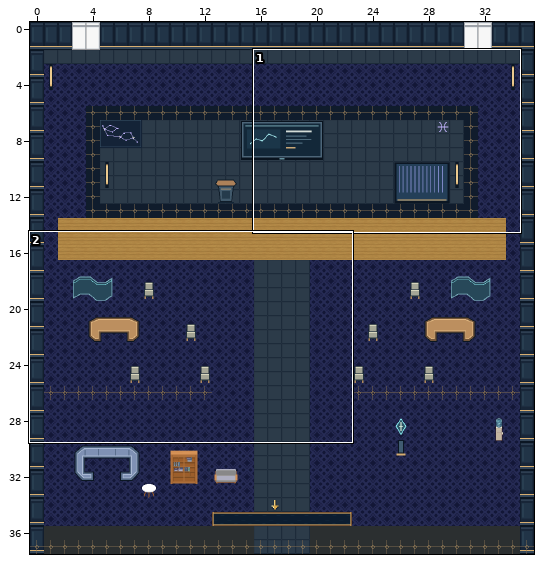
Two versions of a level (Tiled map (JSON), maps/speaker-pisces.tmj). Above: a wide view before the commit, with the close-up outlined.
Close-up. Old version:
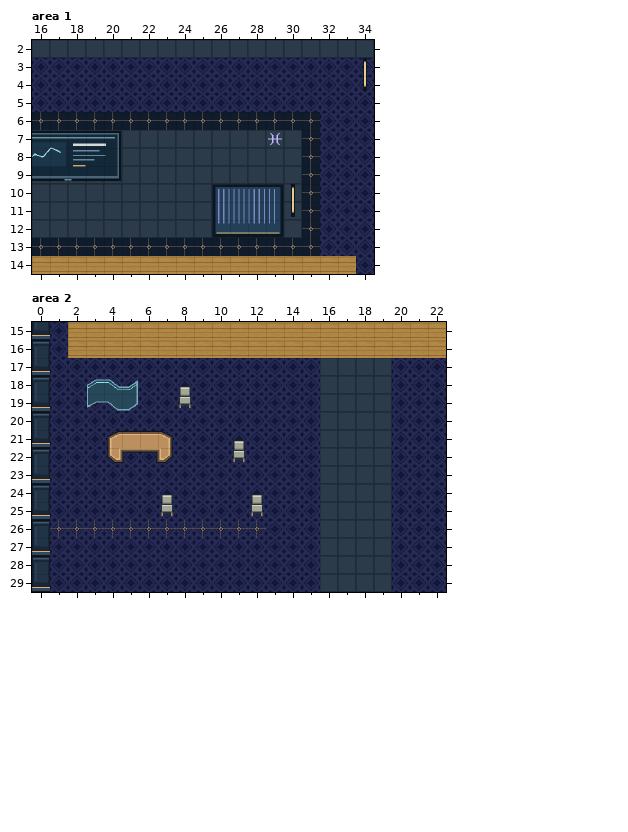
Cells are 32x32 px. Shown: area 1 x 16..34, y 2..14; area 2 x 0..22, y 15..29. The commit also changed other parts of the map, which this record leaves out.
The same view after the edit:
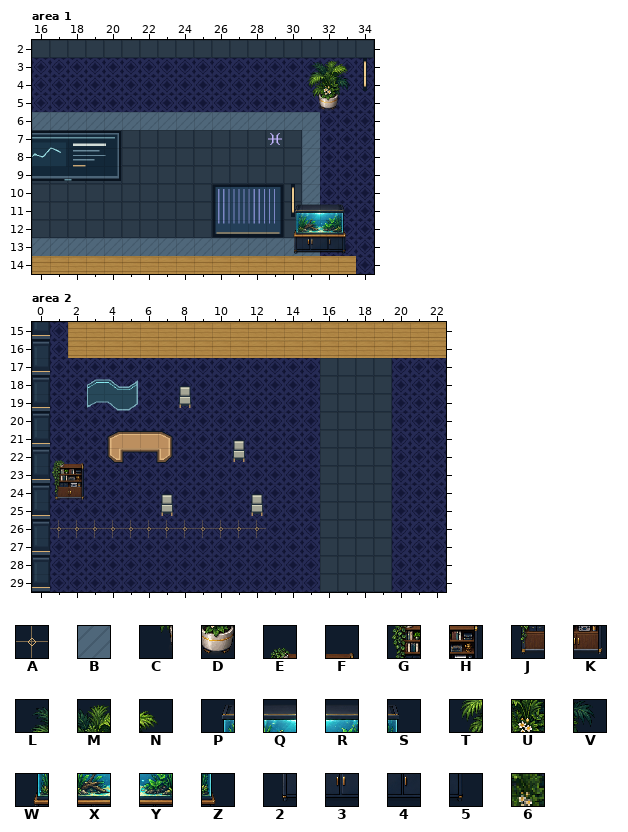
Key: from "art-0": A 15; from "art-1": B 360; from "art-8": C 6, D 7; from "art-9": E 10, F 11, G 26, H 27, J 42, K 43, L 64, M 65, N 66, P 67, Q 68, R 69, S 70, T 80, U 81, V 82, W 83, X 84, Y 85, Z 86, 2 99, 3 100, 4 101, 5 102; from "navigation-mask": 6 1.
_ is an empty cell, # one hidden under a higher layer.
Tiles replaced or removed in this view: A.
Tiles of an added or newly shown layer are drawn over the layers below it.
See-through tiles are keyed as they look on the map.
From old to new:
Changed rows in their new state; . is an unchanged cell.
Layer "terrain", area 1:
first column x 16:
 6 BBBBBBBBBBBBBBBB
 7 ...............B
 8 ...............B
 9 ...............B
10 ...............B
11 ...............B
12 ...............#
13 BBBBBBBBBBBBBBBB
Layer "scenery-belowAvatar-0", area 1:
first column x 31:
 3 LMN
 4 TUV
 5 CD.
Layer "scenery-belowAvatar-1", area 1:
first column x 30:
11 PQRS
12 W..Z
13 2345
Layer "interior-ambient-water" (added), area 1:
first column x 30:
11 PQRS
12 WXYZ
13 2345
Layer "physical-collisions", area 1:
first column x 31:
 3 666
 4 666
 5 66.
first column x 30:
11 6666
12 6666
13 6666
Layer "scenery-belowAvatar-0", area 2:
first column x 1:
22 EF
23 GH
24 JK
Layer "physical-collisions", area 2:
first column x 1:
22 66
23 66
24 66
